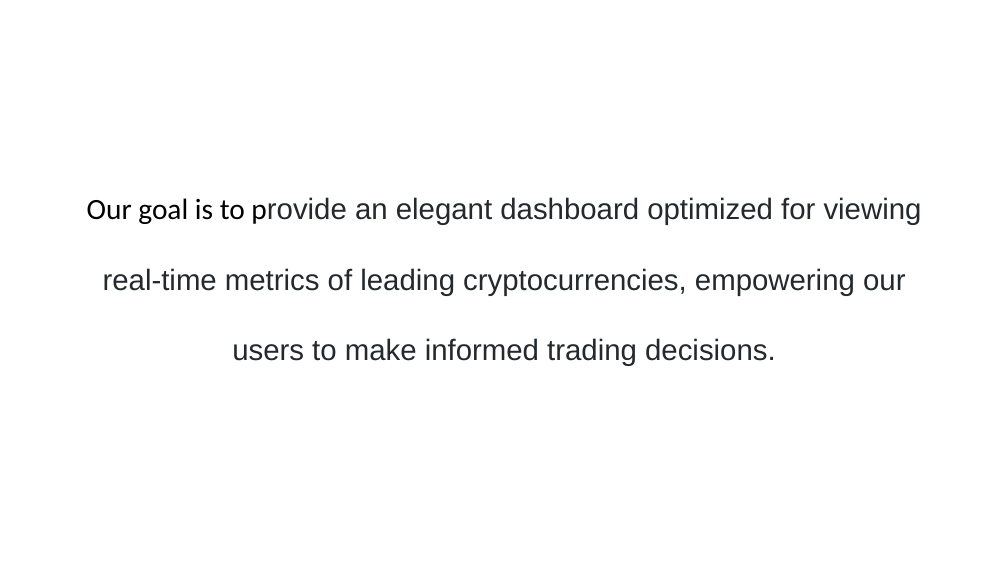
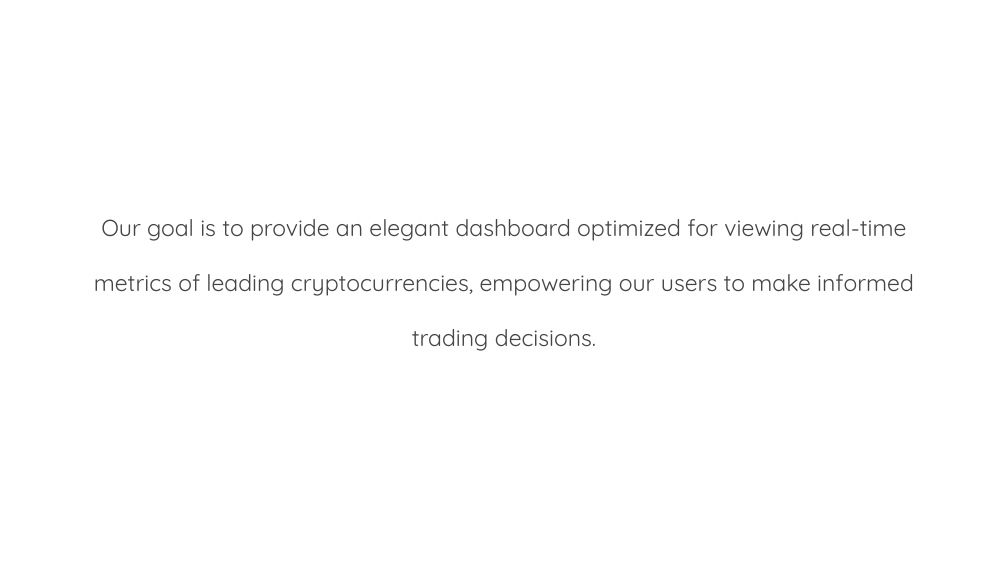
Before and after one commit to Andrew-Rendler/CSPB-3308-Project---Crypto-Tracker, a slide deck: slide 2 of CryptoTrackerPrez.pptx. Drawn at 1008x567 pixels with LibreOffice and Linux fonts; fonts in the diff are those of the drawing; background and template pictures are left out. Boxes give left, top, right and bottom in pixels: in the first picture for what was removed or moved away, otherwise in the second. Text is boxed around its words. In the diff, an @@ line names an element or a change of style, - is before the commit and + after.

```diff
--- a/CryptoTrackerPrez.pptx
+++ b/CryptoTrackerPrez.pptx
@@ text "Our goal is to provide ...": place and size @@
-text "Our goal is to provide ..." at (87,197,922,366)
+text "Our goal is to provide ..." at (94,219,914,351)
@@ text "Our goal is to provide ..." at (94,219,914,351): size 28 to 22 pt, font Arial to Quicksand, text colour #24292E to #454545; font Calibri to Quicksand, text colour #000000 to #454545 in "Our goal is to provide" @@
```
Also in this commit, not shown: 5 other slides changed, 2 slides added.
